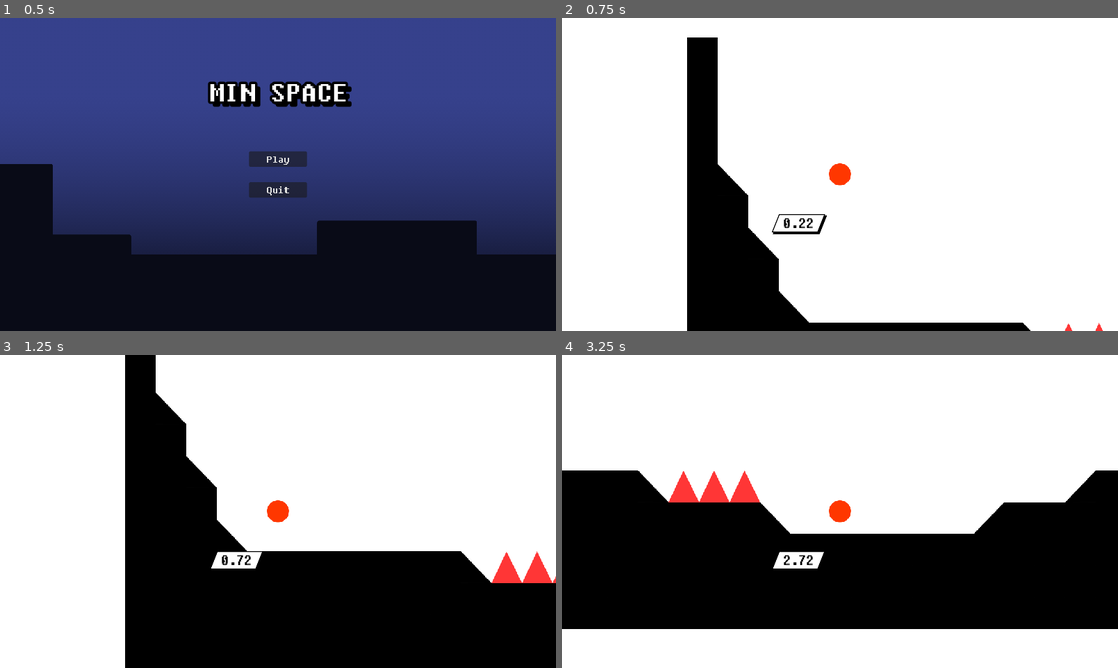
Above: before the commit, frames 1-4 (two rows, left to right).
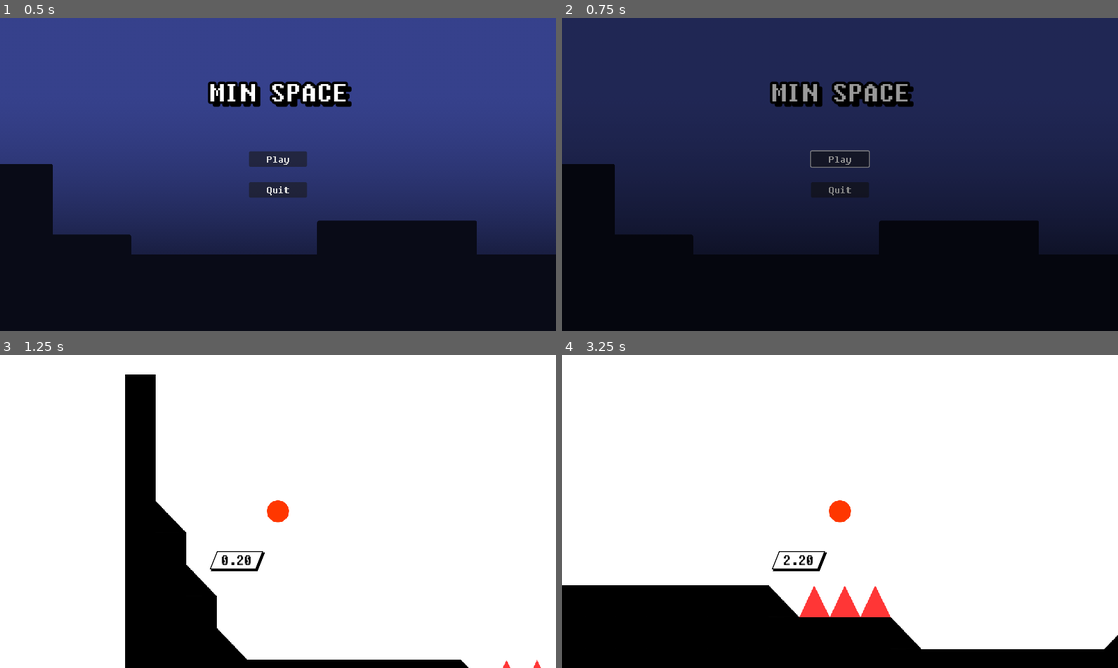
Above: after the commit, the same moments.

Repository: kagamiAL/CALHACKS_2024
Game: Godot game, scene res://scenes/Main/Main.tscn
Two runs of this game, one before a commit and one after it. Both use one fixed random seed, a clock stepped at 60 frames per second and the inputs below.
Inputs:
- Up to frame 1 (0.5 s): no input
- Up to frame 2 (0.75 s): click "Play" at 0.5 s
- Up to frame 3 (1.25 s): no input
- Up to frame 4 (3.25 s): tap Enter (ui_accept) at 1.25, 1.52, 2.27 s; hold Right (ui_right) 1.28-2.78 s; hold Left (ui_left) from 2.78 s (still down)

Frame 1 is identical in both runs. In frame 2, 94% of the frame differs, in the area x 0-100%, y 0-100%; in frame 3, 24%; in frame 4, 43%.

Commit message:
Added scene switch transition

Diff:
--- a/scenes/Main/Game.gd
+++ b/scenes/Main/Game.gd
@@ -1,6 +1,7 @@
 extends Node2D
 
 @onready var scene_switch = get_node("/root/SceneSwitch")
+@onready var scene_transition = preload("res://scenes/Main/SceneTransition.tscn")
 
 var maps: Dictionary = {};
 
@@ -23,7 +24,11 @@
 		print("An error occurred when trying to access the path.")
 
 func load_current_level():
-	return scene_switch.goto_scene(maps[current_level])
+	var transition_scene = scene_transition.instantiate()
+	get_tree().root.add_child(transition_scene)
+	await transition_scene.play_transition()
+	scene_switch.goto_scene(maps[current_level])
+	transition_scene.queue_free()
 
 func next_level():
 	if (current_level < maps.size()):
--- /dev/null
+++ b/scenes/Main/SceneTransition.gd
@@ -0,0 +1,11 @@
+extends ColorRect
+
+@onready var _anim_player: AnimationPlayer = $AnimationPlayer
+
+# Called when the node enters the scene tree for the first time.
+func _ready():
+	pass
+
+func play_transition():
+	_anim_player.play("Fade")
+	await _anim_player.animation_finished
--- /dev/null
+++ b/scenes/Main/SceneTransition.tscn
@@ -0,0 +1,58 @@
+[gd_scene load_steps=5 format=3 uid="uid://ykixso6xpsil"]
+
+[ext_resource type="Script" path="res://scenes/Main/SceneTransition.gd" id="1_amofh"]
+
+[sub_resource type="Animation" id="Animation_50fhb"]
+resource_name = "Fade"
+length = 0.5
+tracks/0/type = "value"
+tracks/0/imported = false
+tracks/0/enabled = true
+tracks/0/path = NodePath(".:modulate")
+tracks/0/interp = 1
+tracks/0/loop_wrap = true
+tracks/0/keys = {
+"times": PackedFloat32Array(0, 0.5),
+"transitions": PackedFloat32Array(1, 1),
+"update": 0,
+"values": [Color(1, 1, 1, 0), Color(1, 1, 1, 1)]
+}
+
+[sub_resource type="Animation" id="Animation_32i3u"]
+length = 0.001
+tracks/0/type = "value"
+tracks/0/imported = false
+tracks/0/enabled = true
+tracks/0/path = NodePath(".:modulate")
+tracks/0/interp = 1
+tracks/0/loop_wrap = true
+tracks/0/keys = {
+"times": PackedFloat32Array(0),
+"transitions": PackedFloat32Array(1),
+"update": 0,
+"values": [Color(1, 1, 1, 0)]
+}
+
+[sub_resource type="AnimationLibrary" id="AnimationLibrary_jx7ki"]
+_data = {
+"Fade": SubResource("Animation_50fhb"),
+"RESET": SubResource("Animation_32i3u")
+}
+
+[node name="SceneTransition" type="ColorRect"]
+modulate = Color(1, 1, 1, 0)
+anchors_preset = 15
+anchor_right = 1.0
+anchor_bottom = 1.0
+grow_horizontal = 2
+grow_vertical = 2
+size_flags_horizontal = 4
+size_flags_vertical = 4
+color = Color(0, 0, 0, 1)
+script = ExtResource("1_amofh")
+metadata/_edit_use_anchors_ = true
+
+[node name="AnimationPlayer" type="AnimationPlayer" parent="."]
+libraries = {
+"": SubResource("AnimationLibrary_jx7ki")
+}
